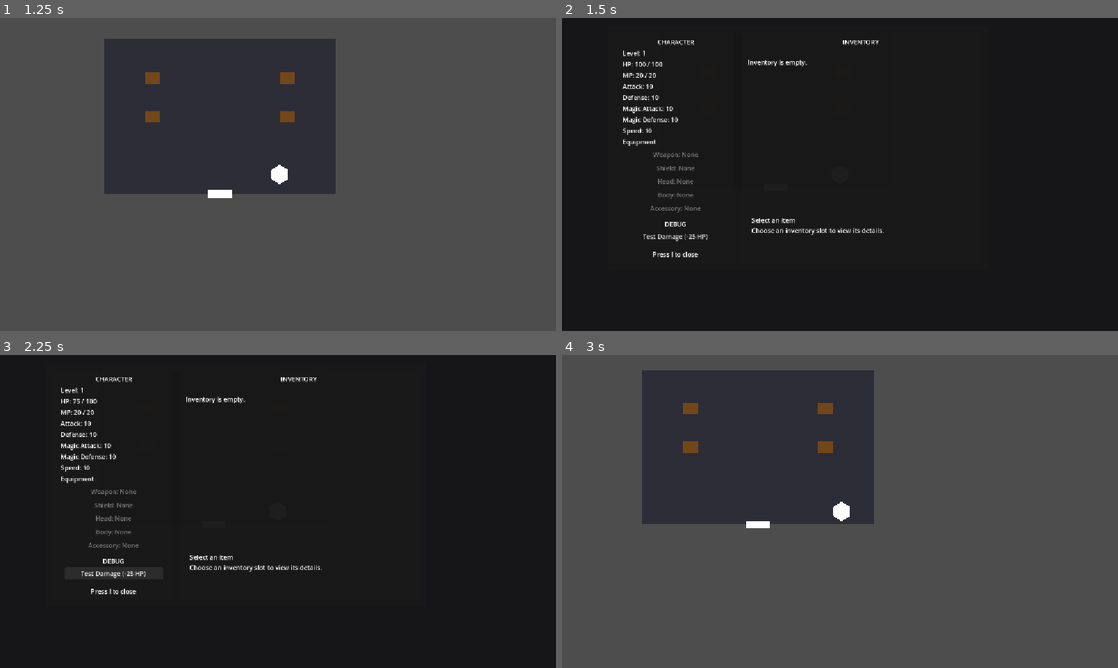
Above: before the commit, frames 1-4 (two rows, left to right).
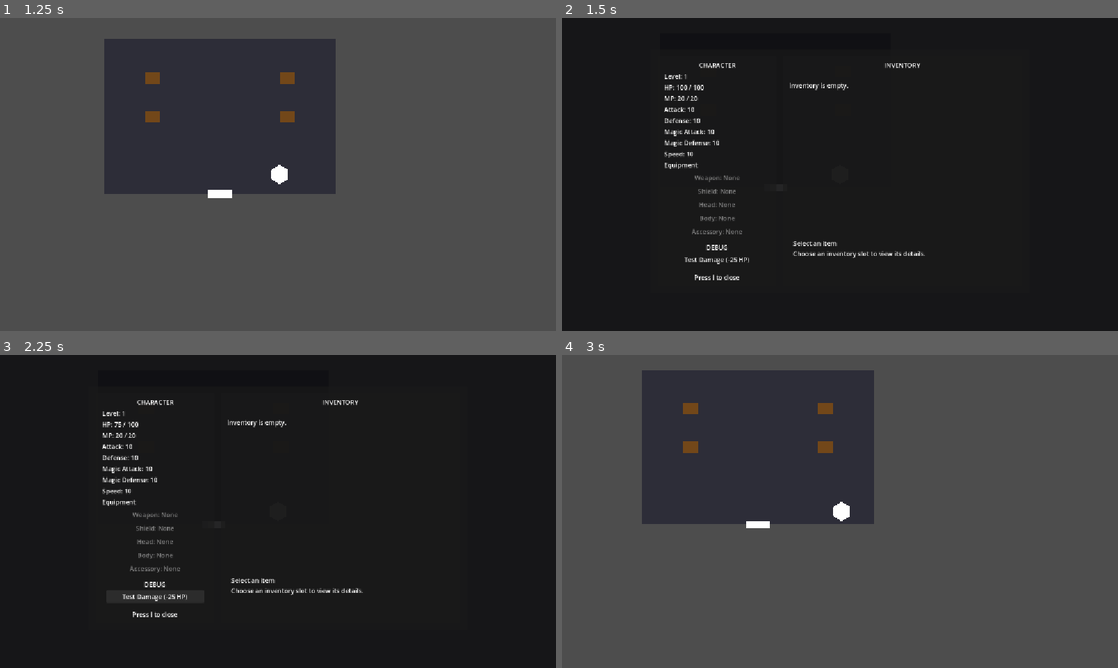
Above: after the commit, the same moments.

Repository: salexume94-pixel/Scripts
Game: Godot game, scene res://scenes/World.tscn
The game is run twice, just before and just after one commit, with the same random seed, the same clock (stepped at 60 frames per second) and the same inputs.
Inputs:
- Up to frame 1 (1.25 s): tap Enter at 0.5 s; hold Right (ui_right) from 0.53 s (still down); tap E at 0.6 s
- Up to frame 2 (1.5 s): release Right (ui_right) at 1.28 s; hold Down (ui_down) from 1.28 s (still down); tap I at 1.35 s
- Up to frame 3 (2.25 s): release Down (ui_down) at 2 s; click "Test Damage (-25 HP)" at 2 s
- Up to frame 4 (3 s): tap I at 2.75 s; hold Right (ui_right) from 2.78 s (still down); tap E at 2.85 s

Frame 1 is identical in both runs. In frame 2, 3.2% of the frame differs, in the area x 10-66%, y 7-84%; in frame 3, 3.3%; in frame 4, nothing differs.

Commit message:
Center scaled inventory HUD panel

Diff:
--- a/ui/InventoryCharacterHUD.tscn
+++ b/ui/InventoryCharacterHUD.tscn
@@ -38,6 +38,7 @@
 offset_bottom = 268.0
 grow_horizontal = 2
 grow_vertical = 2
+pivot_offset = Vector2(480, 268)
 scale = Vector2(0.82, 0.82)
 
 [node name="Margin" type="MarginContainer" parent="Screen/Panel"]
